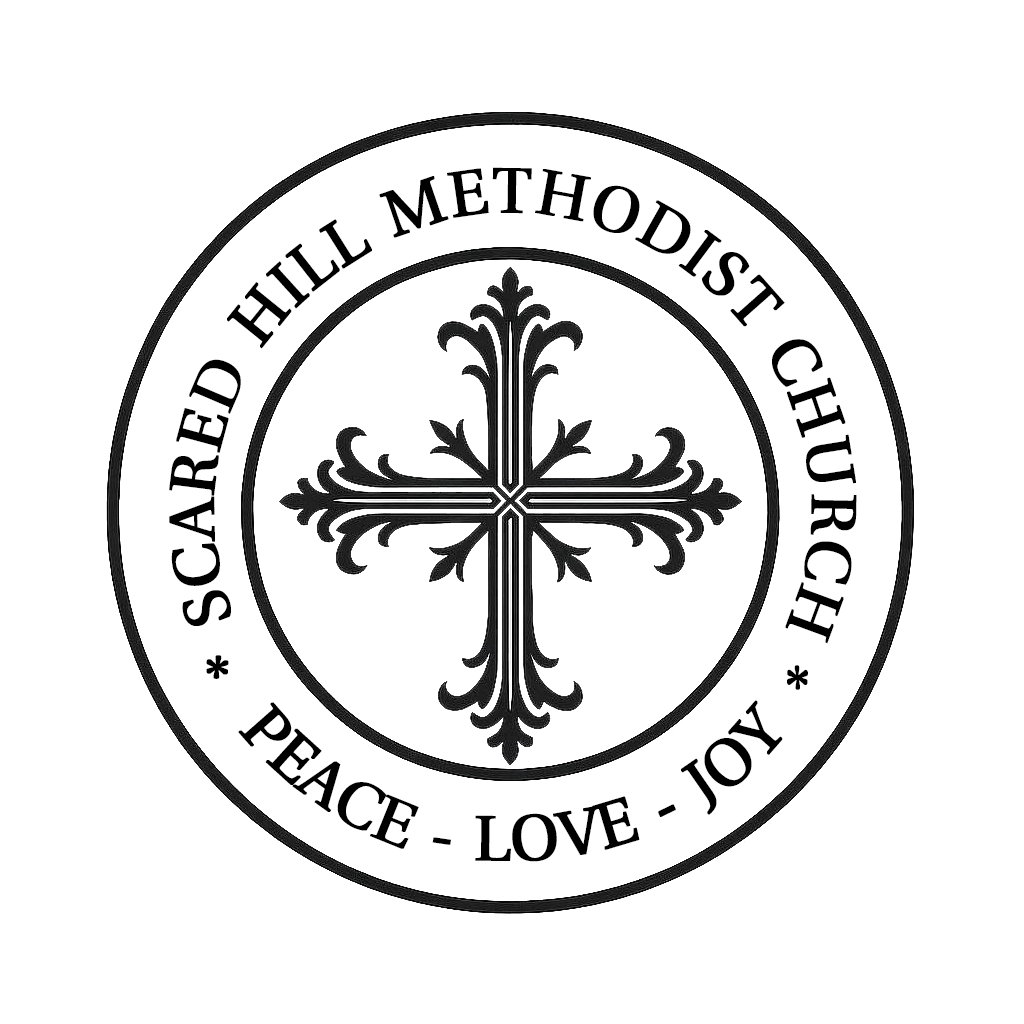
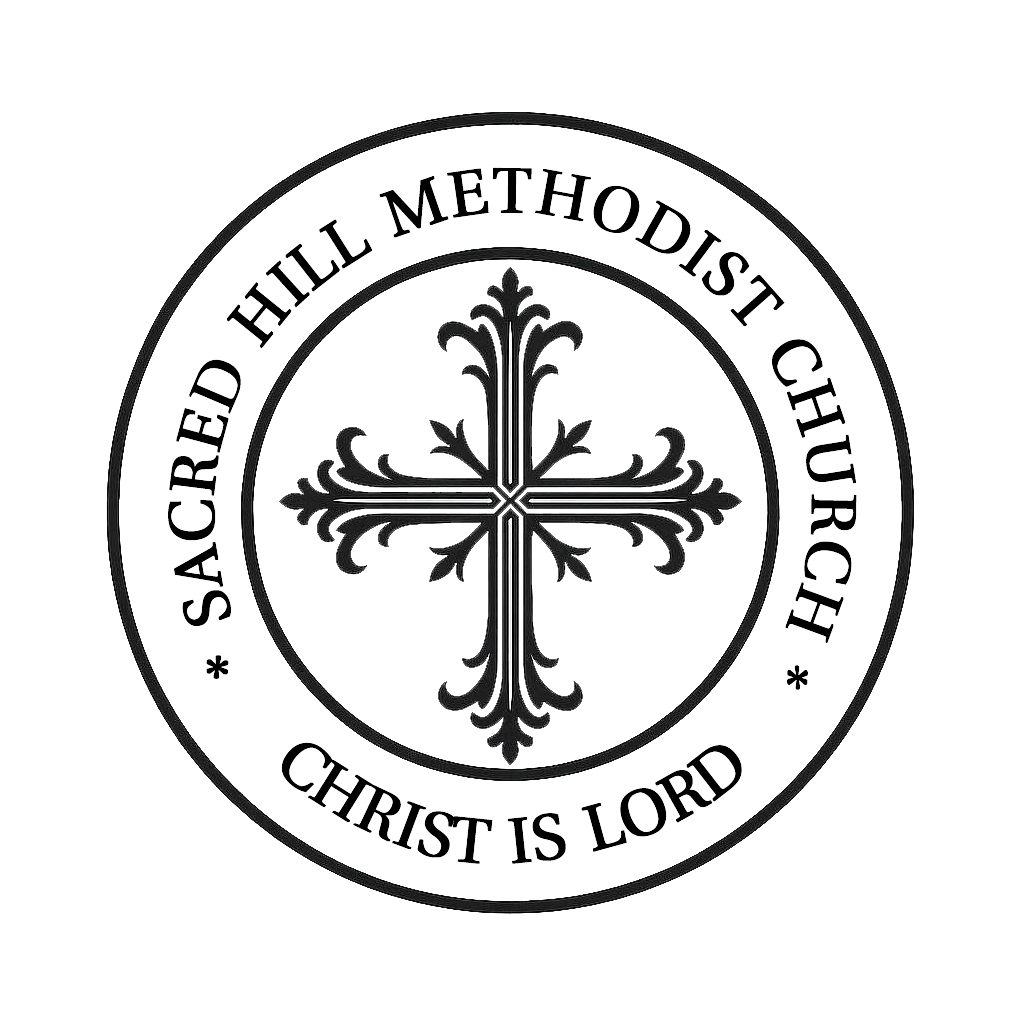
Layered file, before and after one edit (1024 x 1024). Changes by layer:
hid "Peace - love - joy" over [238, 700, 783, 862]
showed "christ is lord" over [281, 742, 742, 864]
renamed "* Scared hill methodist church *" to "* Sacred hill methodist church *", painted on it over [168, 167, 857, 690]
hid "Layer 2" over [106, 112, 914, 914]